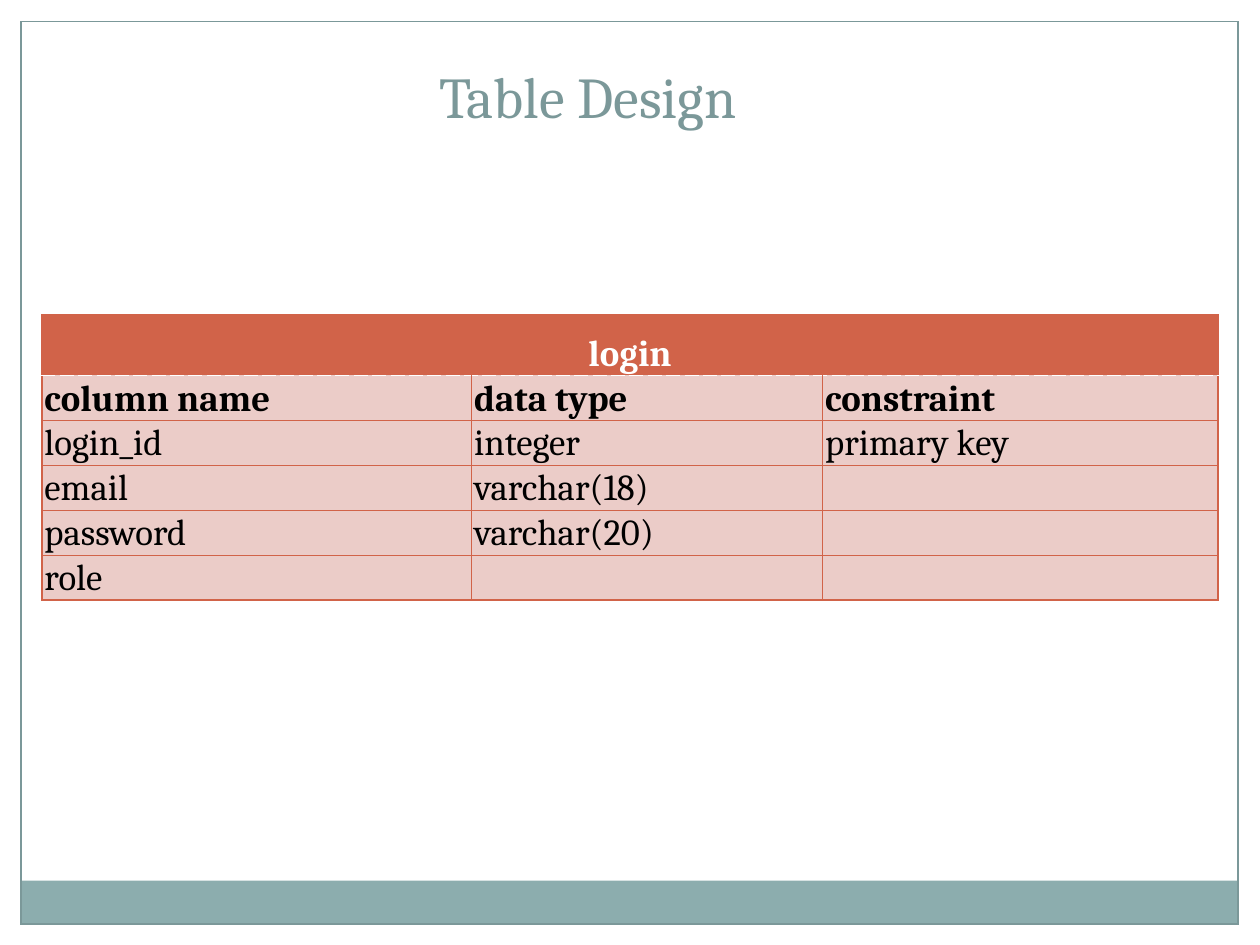
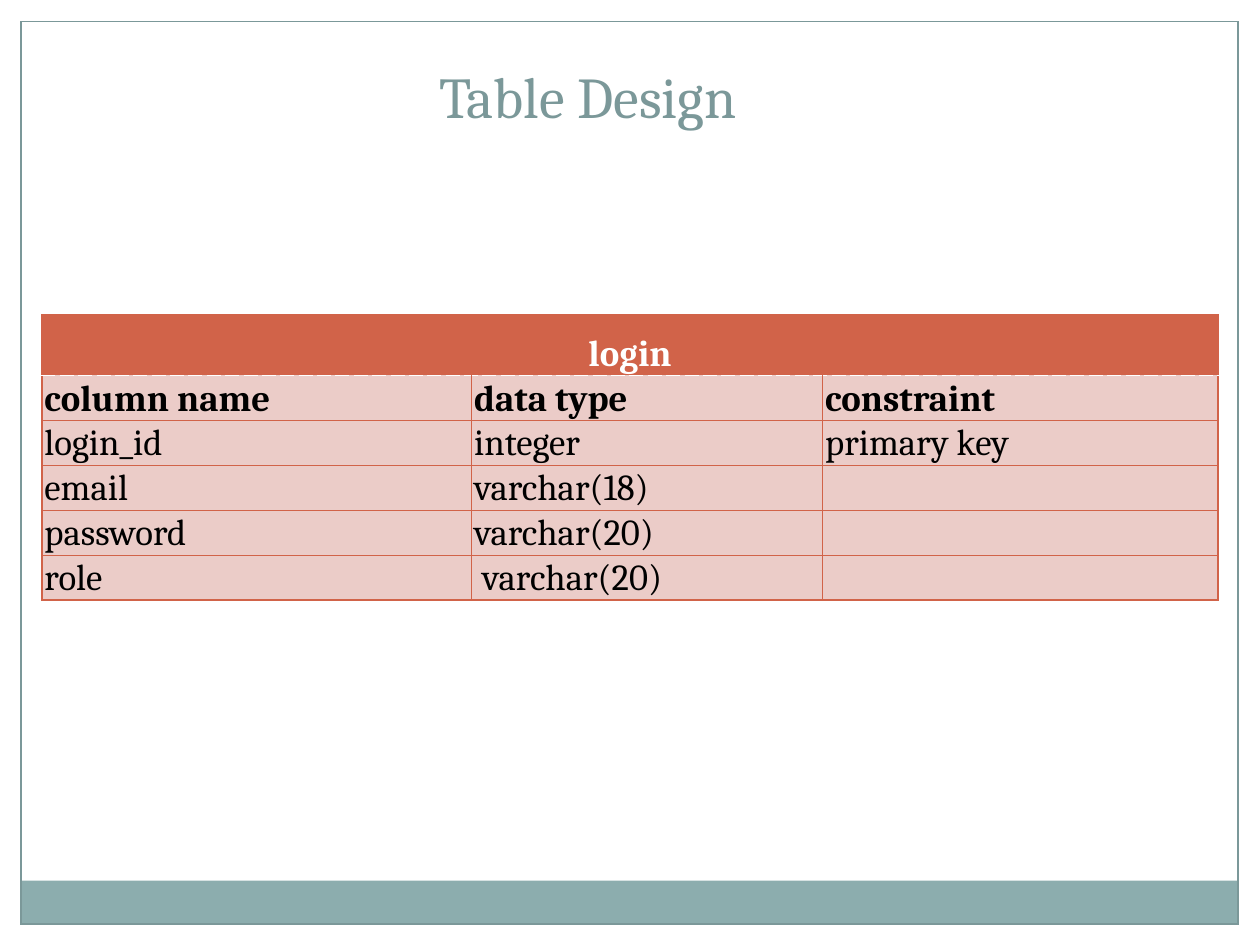
Before and after one commit to Bsccs/tutorial-site, a slide deck: slide 44 of documentation/project.pptx. Drawn at 1260x945 pixels with LibreOffice and Linux fonts; fonts in the diff are those of the drawing. Boxes give left, top, right and bottom in pixels: in the first picture for what was removed or moved away, otherwise in the second. Text is boxed around its words. In the diff, an @@ line names an element or a change of style, - is before the commit and + after.

```diff
--- a/documentation/project.pptx
+++ b/documentation/project.pptx
@@ table at [42,315,1218,609] @@
-row 6, column 2: 
+row 6, column 2: varchar(20)
```
Also in this commit, not shown: 7 other slides changed, 1 other file.
